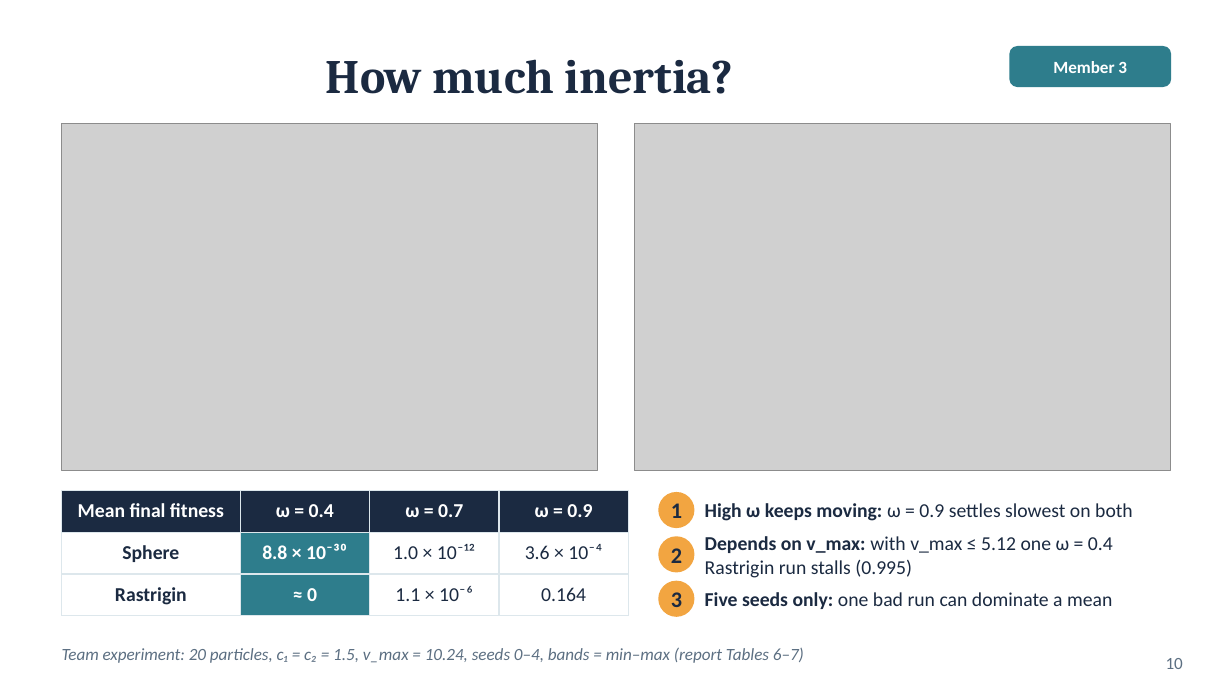
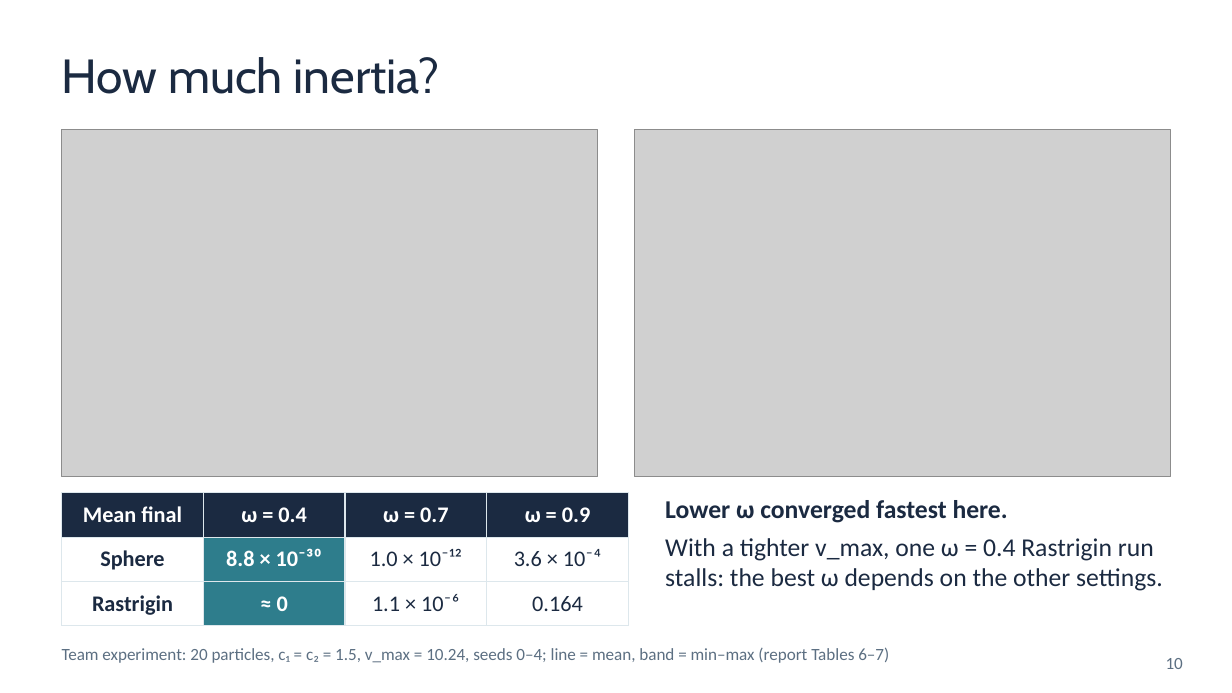
Before and after one commit to huynhhuuphucminh/Seminar-AI, a slide deck: slide 10 of slides/Slide_Seminar_PSO.pptx. Drawn at 1232x693 pixels with LibreOffice and Linux fonts; fonts in the diff are those of the drawing; grey boxes stand for pictures. Boxes give left, top, right and bottom in pixels: in the first picture for what was removed or moved away, otherwise in the second. Text is boxed around its words. In the diff, an @@ line names an element or a change of style, - is before the commit and + after.

```diff
--- a/slides/Slide_Seminar_PSO.pptx
+++ b/slides/Slide_Seminar_PSO.pptx
@@ text "How much inertia?" at (62, 57, 440, 94): font Cambria to Cabin, bold off; alignment centre to left @@
@@ rounded rectangle removed at (1010, 47, 1170, 86) @@
@@ text removed at (1053, 61, 1127, 73) @@
-Member 3
@@ picture: place and size @@
-picture at (62, 123, 598, 471)
+picture at (62, 129, 598, 477)
@@ picture: place and size @@
-picture at (634, 123, 1170, 471)
+picture at (634, 129, 1170, 477)
@@ table at (62, 493, 628, 619) @@
-row 1, column 1: Mean final fitness
+row 1, column 1: Mean final
@@ size 11.5 to 13 pt in "ω = 0.4", "ω = 0.7", "ω = 0.9", "Sphere" and 7 more places @@
@@ ellipse removed at (659, 493, 694, 527) @@
@@ text at (665, 500, 1163, 591): text changed; size 11.5 to 15 pt @@
-Depends on v_max: with v_max ≤ 5.12 one ω = 0.4 Rastrigin run stalls (0.995)
+Lower ω converged fastest here.
+With a tighter v_max, one ω = 0.4 Rastrigin run stalls: the best ω depends on the other settings.
@@ text "Lower ω converged fastest here." at (665, 500, 1163, 591): vertical alignment middle to top @@
@@ text removed at (671, 503, 682, 518) @@
-1
@@ text removed at (705, 503, 1133, 521) @@
-High ω keeps moving: ω = 0.9 settles slowest on both
@@ ellipse removed at (659, 537, 694, 572) @@
@@ text removed at (671, 548, 682, 563) @@
-2
@@ ellipse removed at (659, 582, 694, 616) @@
@@ text removed at (671, 592, 682, 607) @@
-3
@@ text removed at (705, 592, 1112, 609) @@
-Five seeds only: one bad run can dominate a mean
@@ text at (62, 647, 889, 663): text changed; italic off @@
-Team experiment: 20 particles, c₁ = c₂ = 1.5, v_max = 10.24, seeds 0–4, bands = min–max (report Tables 6–7)
+Team experiment: 20 particles, c₁ = c₂ = 1.5, v_max = 10.24, seeds 0–4; line = mean, band = min–max (report Tables 6–7)
```
Also in this commit, not shown: 18 other slides changed, 2 other files.
